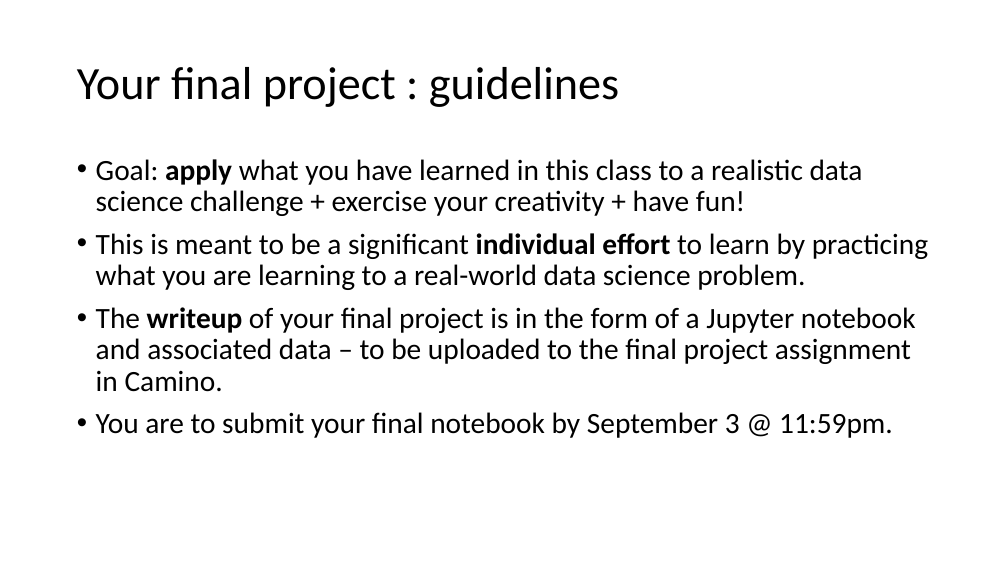
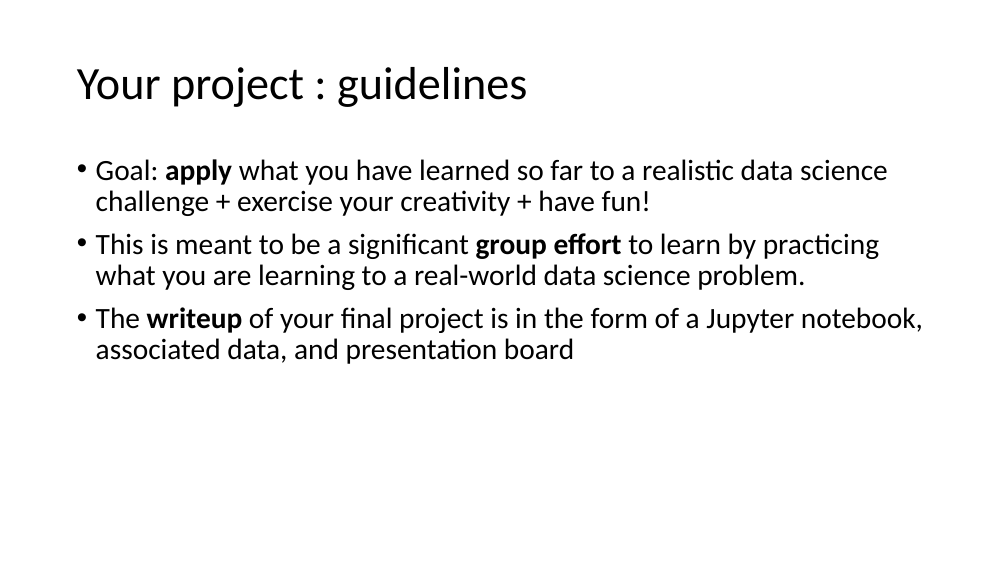
Before and after one commit to philmui/algorithmic-bias-2019, a slide deck: slide 4 of lecture05.viz.data.shaping/lecture05.pptx (slide 6 before the commit). Drawn at 1008x567 pixels with LibreOffice and Linux fonts; fonts in the diff are those of the drawing. Boxes give left, top, right and bottom in pixels: in the first picture for what was removed or moved away, otherwise in the second. Text is boxed around its words. In the diff, an @@ line names an element or a change of style, - is before the commit and + after.

```diff
--- a/lecture05.viz.data.shaping/lecture05.pptx
+++ b/lecture05.viz.data.shaping/lecture05.pptx
@@ title at (x1=77, y1=67, x2=527, y2=107): text changed @@
-Your final project : guidelines
+Your project : guidelines
@@ text at (x1=96, y1=159, x2=923, y2=364): text changed @@
-• Goal: apply what you have learned in this class to a realistic data science challenge + exercise your creativity + have fun!
-• This is meant to be a significant individual effort to learn by practicing what you are learning to a real-world data science problem.
-• The writeup of your final project is in the form of a Jupyter notebook and associated data – to be uploaded to the final project assignment in Camino.
-• You are to submit your final notebook by September 3 @ 11:59pm.
+• Goal: apply what you have learned so far to a realistic data science challenge + exercise your creativity + have fun!
+• This is meant to be a significant group effort to learn by practicing what you are learning to a real-world data science problem.
+• The writeup of your final project is in the form of a Jupyter notebook, associated data, and presentation board
```
Also in this commit, not shown: 7 other slides changed, 3 slides removed, 2 other files.
